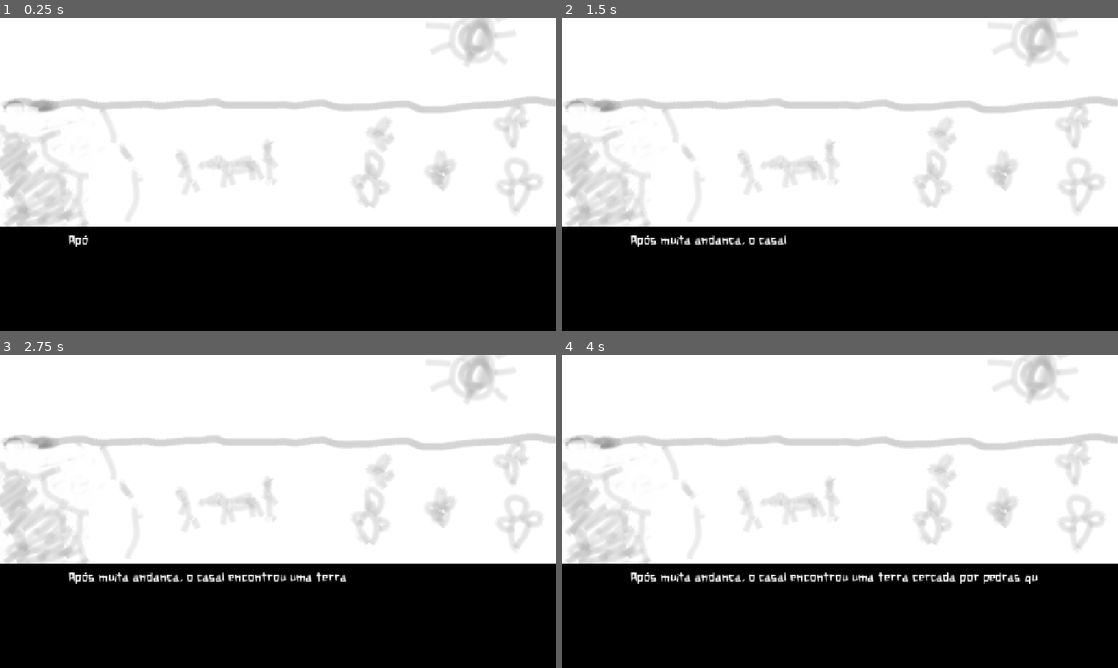
Above: before the commit, frames 1-4 (two rows, left to right).
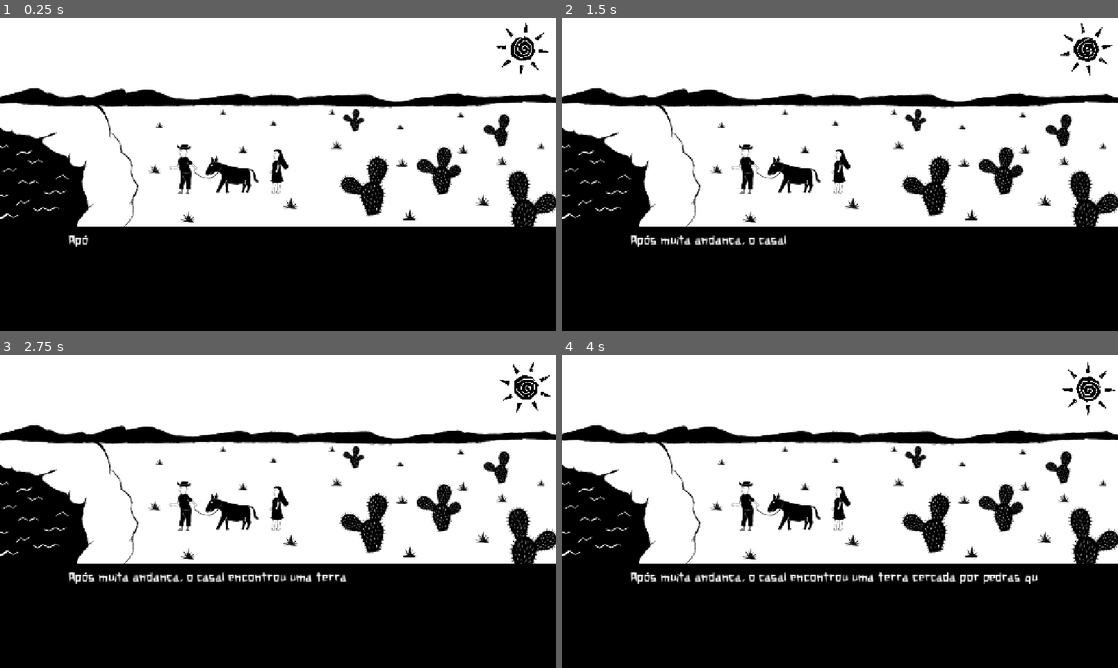
Above: after the commit, the same moments.

Repository: LaercioSR/the-legacy-of-manoel
Game: Godot game, scene res://scenes/levels/scene_2.tscn
Same seed, same stepped clock (60 frames per second), same inputs: the game is played once before the commit and once after it. This scene is started directly instead of the project's main scene.
Inputs (mouse positions are in pixels of both pictures, inside the frame that each line leads up to):
- Up to frame 1 (0.25 s): no input
- Up to frame 2 (1.5 s): tap Enter (ui_accept) at 0.5, 0.77 s; move the mouse to (962, 158) at 0.52 s; hold Right (ui_right) 0.53-1.25 s; click (962, 158) at 0.67 s; drag from (728, 190) to (812, 237) at 1.27 s
- Up to frame 3 (2.75 s): move the mouse to (333, 442) at 2.02 s; hold Right (ui_right) from 2.03 s (still down)
- Up to frame 4 (4 s): release Right (ui_right) at 2.75 s; drag from (812, 574) to (673, 464) at 2.77 s; move the mouse to (1006, 558) at 3.52 s; hold Left (ui_left) from 3.53 s (still down); tap Enter (ui_accept) at 3.77 s

The runs differ from the first frame. In frame 1, 14% of the frame differs, in the area x 0-100%, y 0-67%; in frame 2, 14%; in frame 3, 14%; in frame 4, 14%.

Commit message:
feat: add images in scene 2

Diff:
--- a/scenes/levels/scene_2.tscn
+++ b/scenes/levels/scene_2.tscn
@@ -1,7 +1,46 @@
-[gd_scene load_steps=3 format=3 uid="uid://da7baqfatvpxd"]
+[gd_scene load_steps=7 format=3 uid="uid://da7baqfatvpxd"]
 
 [ext_resource type="Script" uid="uid://7hpgdbbam52q" path="res://scripts/game/scene_2.gd" id="1_dmjis"]
 [ext_resource type="Texture2D" uid="uid://b61ey1jaltx1v" path="res://assets/textures/scene_2.webp" id="2_0p54d"]
+[ext_resource type="Texture2D" uid="uid://ctfgko5jo33mb" path="res://assets/textures/sun.webp" id="3_sqml7"]
+
+[sub_resource type="Animation" id="Animation_q8s0e"]
+length = 0.001
+tracks/0/type = "value"
+tracks/0/imported = false
+tracks/0/enabled = true
+tracks/0/path = NodePath(".:rotation")
+tracks/0/interp = 1
+tracks/0/loop_wrap = true
+tracks/0/keys = {
+"times": PackedFloat32Array(0),
+"transitions": PackedFloat32Array(1),
+"update": 0,
+"values": [0.0]
+}
+
+[sub_resource type="Animation" id="Animation_aunhy"]
+resource_name = "rotation"
+length = 16.0
+loop_mode = 1
+tracks/0/type = "value"
+tracks/0/imported = false
+tracks/0/enabled = true
+tracks/0/path = NodePath(".:rotation")
+tracks/0/interp = 1
+tracks/0/loop_wrap = true
+tracks/0/keys = {
+"times": PackedFloat32Array(0, 4, 8, 12, 16),
+"transitions": PackedFloat32Array(1, 1, 1, 1, 1),
+"update": 0,
+"values": [0.0, 1.5708, 3.14159, 4.71239, 6.28319]
+}
+
+[sub_resource type="AnimationLibrary" id="AnimationLibrary_4hybx"]
+_data = {
+&"RESET": SubResource("Animation_q8s0e"),
+&"rotation": SubResource("Animation_aunhy")
+}
 
 [node name="Scene2" type="Node2D" node_paths=PackedStringArray("hud")]
 script = ExtResource("1_dmjis")
@@ -21,3 +60,14 @@
 offset_right = 40.0
 offset_bottom = 40.0
 texture = ExtResource("2_0p54d")
+
+[node name="Sun" type="Sprite2D" parent="HUD/TextureRect"]
+position = Vector2(1203, 79)
+scale = Vector2(0.148926, 0.153031)
+texture = ExtResource("3_sqml7")
+
+[node name="AnimationPlayer" type="AnimationPlayer" parent="HUD/TextureRect/Sun"]
+libraries = {
+&"": SubResource("AnimationLibrary_4hybx")
+}
+autoplay = "rotation"
Binary file changed: assets/textures/scene_2.webp
Binary file changed: assets/textures/sun.webp
Not shown: 1 places in scenes/levels/scene_1.tscn that only renumber resources
Not shown: 1 places in scenes/ui/menus/main.tscn that only renumber resources
